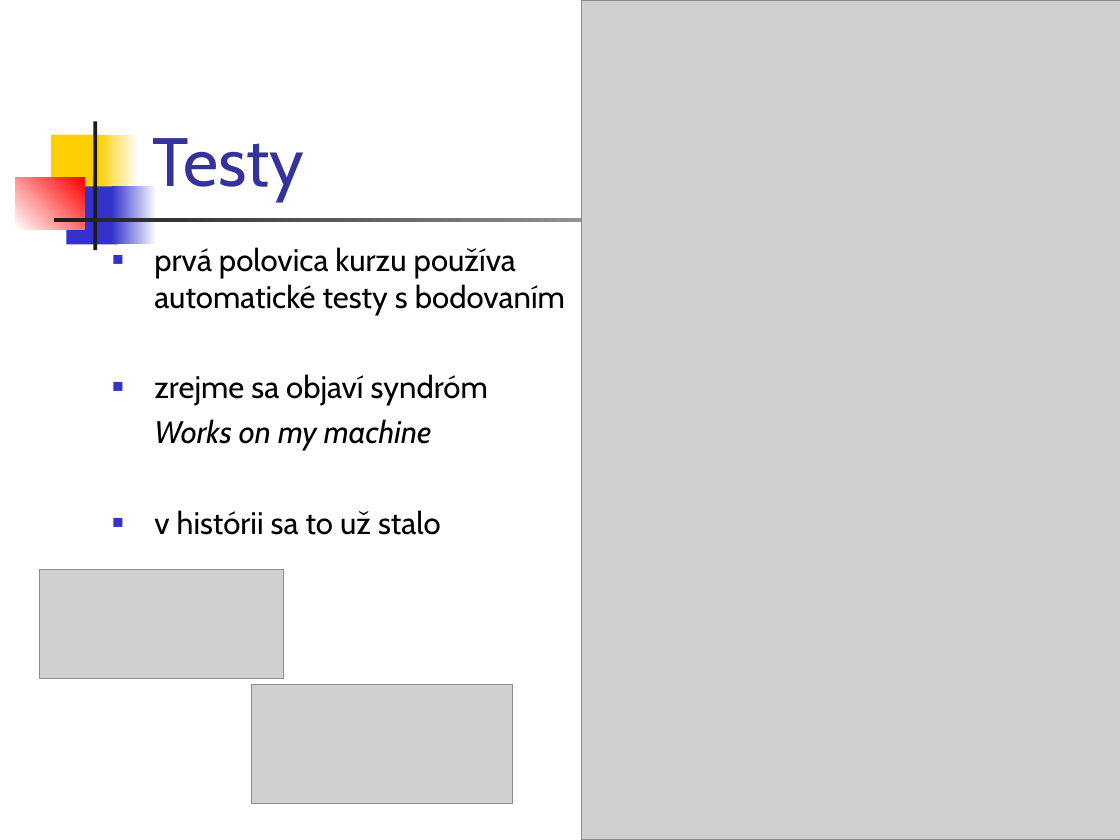
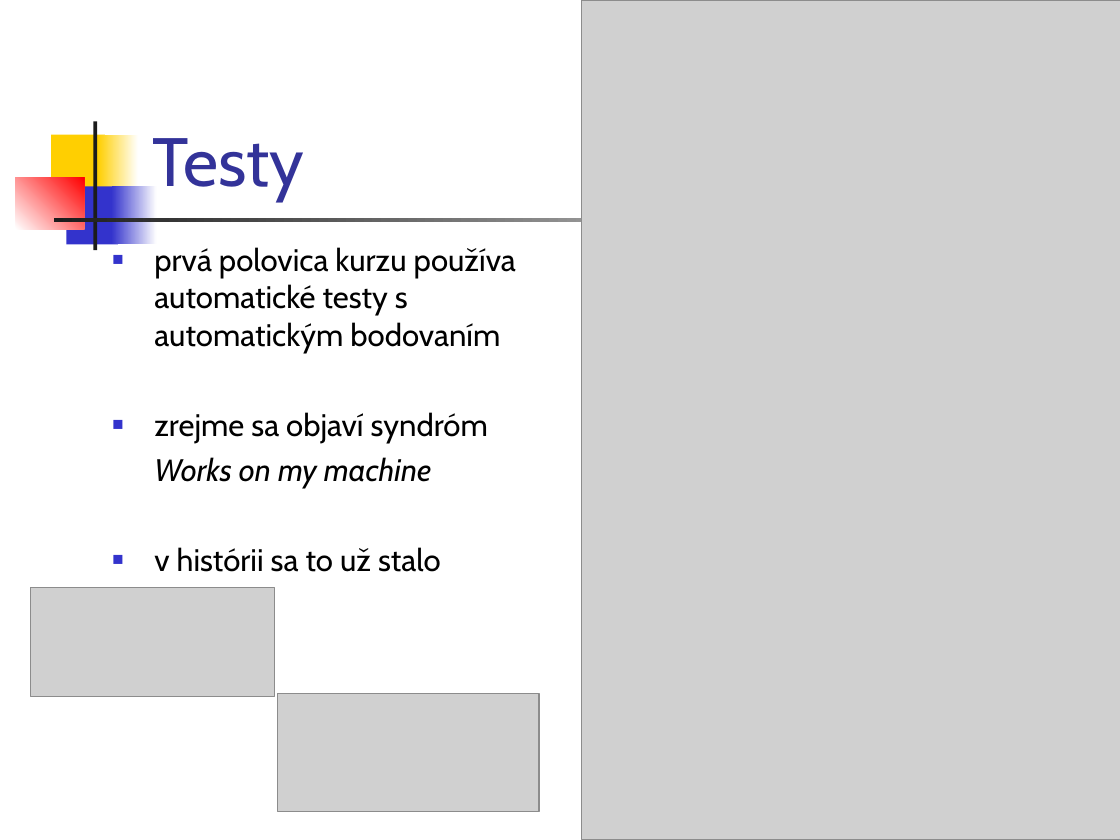
Before and after one commit to Programovanie4/Prednasky, a slide deck: slide 6 of 01/01_java.ppt. Drawn at 1120x840 pixels with LibreOffice and Linux fonts; fonts in the diff are those of the drawing; grey boxes stand for pictures. Boxes give left, top, right and bottom in pixels: in the first picture for what was removed or moved away, otherwise in the second. Text is boxed around its words. In the diff, an @@ line names an element or a change of style, - is before the commit and + after.

```diff
--- a/01/01_java.ppt
+++ b/01/01_java.ppt
@@ text at (154, 247, 516, 353): text changed @@
-■ prvá polovica kurzu používa automatické testy s bodovaním
+■ prvá polovica kurzu používa automatické testy s automatickým bodovaním
@@ picture: place and size @@
-picture at (39, 570, 283, 679)
+picture at (30, 588, 274, 697)
@@ picture: place and size @@
-picture at (251, 684, 512, 803)
+picture at (278, 693, 539, 812)
```
Also in this commit, not shown: 12 other slides changed, 1 other file.
